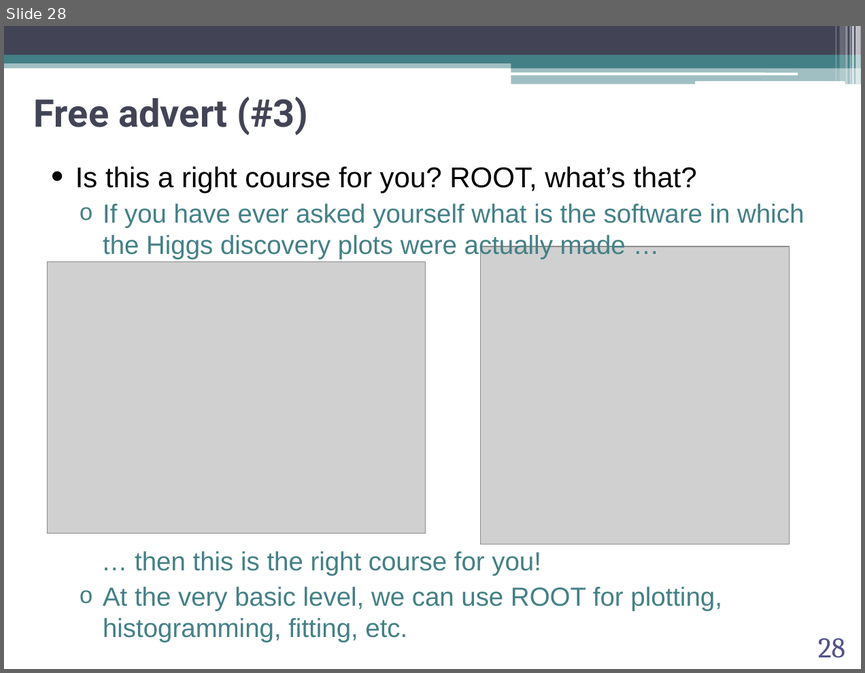
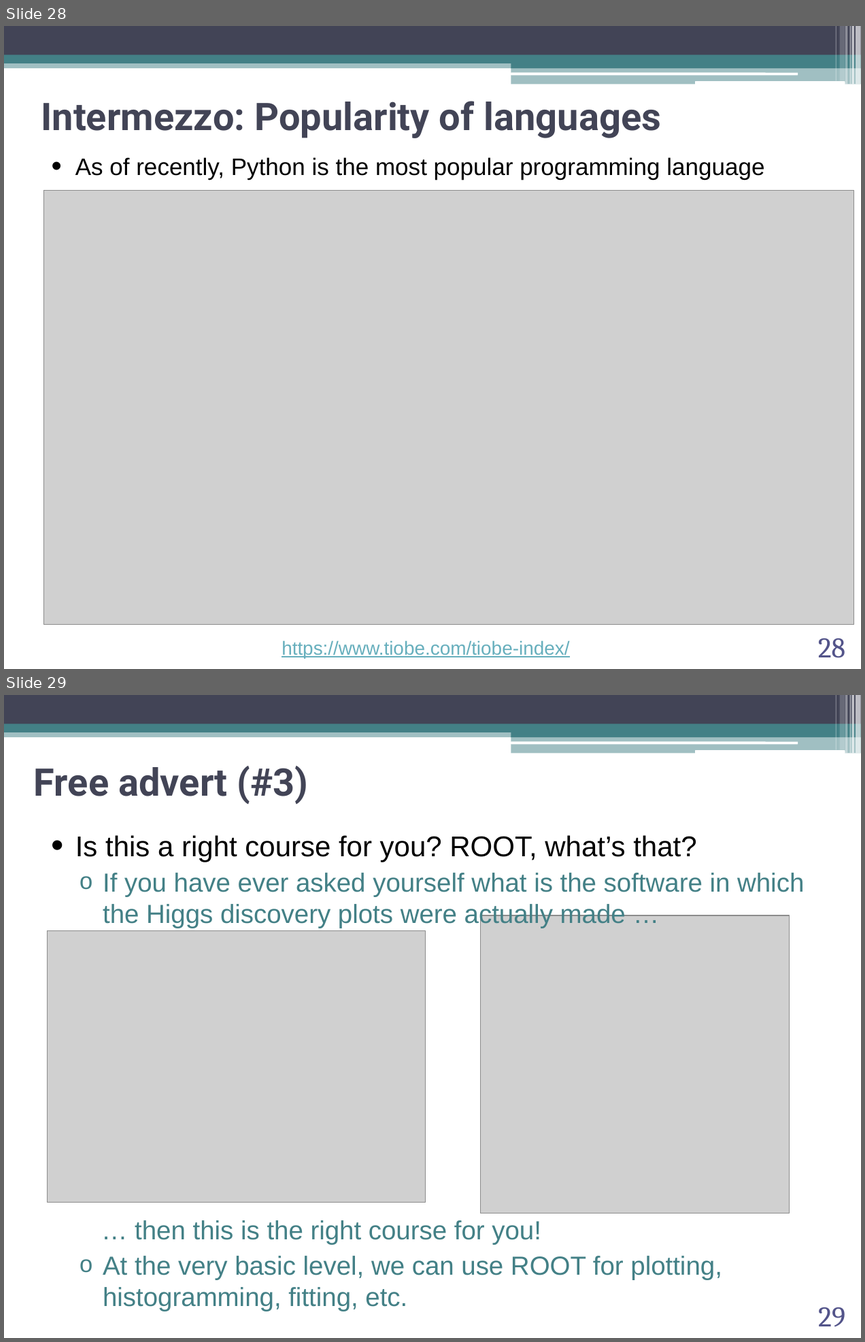
Before and after one commit to abilandz/PH8124, a slide deck: Lecture_1/ABilandzic_PH8124_SS2022.pptx. Shown one above the other, each under a label of ours: slide 28 before the commit, slides 28 and 29 after it. The pictures are 865x673 and 865x1342 pixels, drawn with LibreOffice and Linux fonts; fonts in the diff are those of the drawing; grey boxes stand for pictures; background and template pictures are left out. Boxes give left, top, right and bottom in pixels: in the first picture for what was removed or moved away, otherwise in the second. Text is boxed around its words. In the diff, an @@ line names an element or a change of style, - is before the commit and + after.

Commit message:
added 11-20 in the list of programming languages

```diff
--- a/Lecture_1/ABilandzic_PH8124_SS2022.pptx
+++ b/Lecture_1/ABilandzic_PH8124_SS2022.pptx
@@ slide 28 added at [4, 26, 861, 669], background #FFFFFF; not listed: 13 template elements that a slide beside it also shows @@
@@ title added at [41, 101, 661, 138], 32 pt, text #424456, bold @@
+Intermezzo: Popularity of languages
@@ text added at [75, 157, 764, 180], 20 pt, text #000000 @@
+• As of recently, Python is the most popular programming language
@@ picture added at [44, 191, 854, 624] @@
@@ text added at [281, 640, 569, 658], 16 pt, text #67AFBD, underline @@
+https://www.tiobe.com/tiobe-index/
@@ page number added at [818, 638, 845, 658], 24 pt, text #53548A @@
+28
@@ what was slide 28 is now slide 29 @@
@@ page number at [818, 1307, 845, 1326]: text changed @@
-28
+29
```
Also in this commit, not shown: 1 other file.
